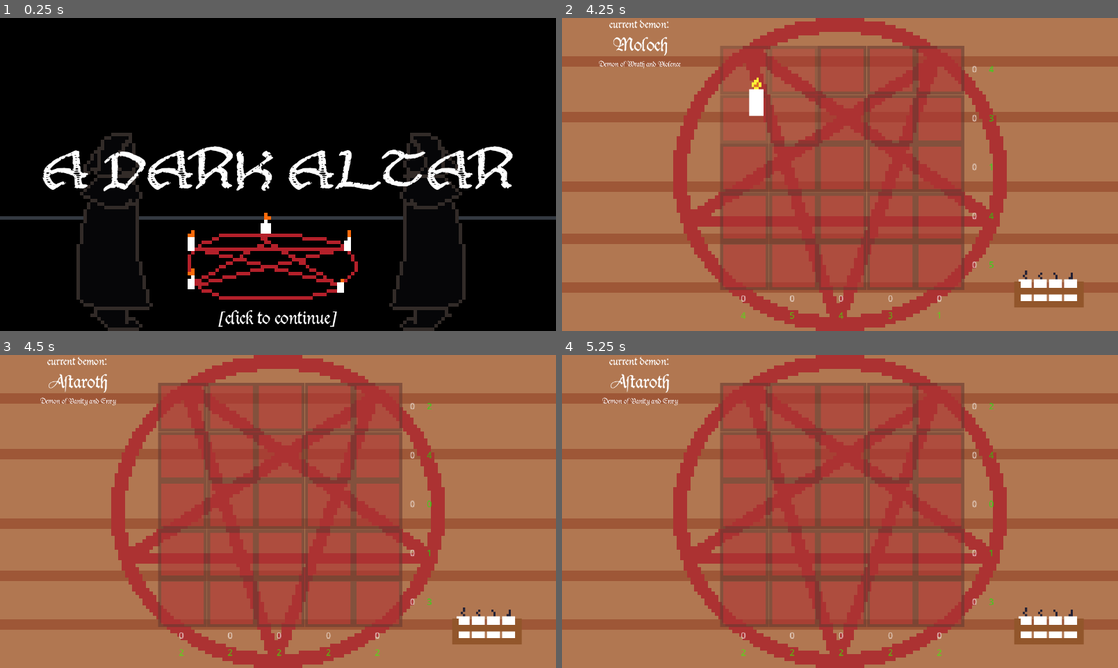
Above: before the commit, frames 1-4 (two rows, left to right).
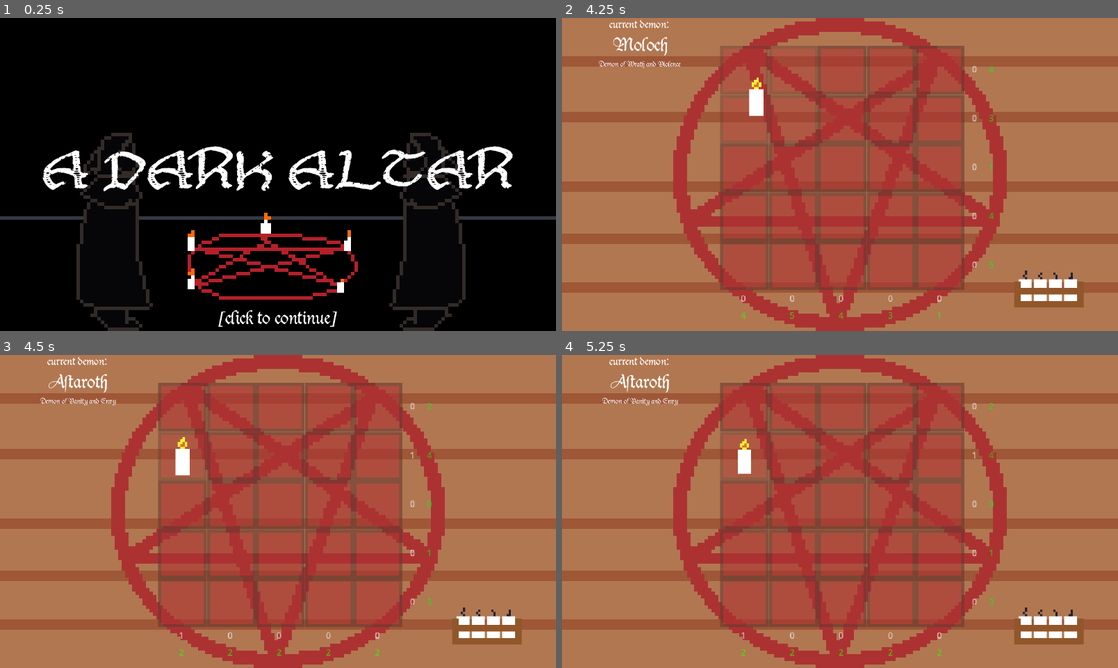
Above: after the commit, the same moments.

Repository: adrientremblay/ld55
Game: Godot game, scene res://scenes/title_screen.tscn
Two runs of this game, one before a commit and one after it. Both use one fixed random seed, a clock stepped at 60 frames per second and the inputs below.
Inputs (mouse positions are in pixels of both pictures, inside the frame that each line leads up to):
- Up to frame 1 (0.25 s): no input
- Up to frame 2 (4.25 s): tap Enter at 0.5, 1.25, 2, 3.5 s; move the mouse to (812, 237) at 0.52 s; press the mouse at (812, 237) at 0.53 s; move the mouse to (1006, 221) at 1.27 s; release the mouse at (1006, 221) at 1.28 s; click (1006, 221) at 1.35 s; move the mouse to (673, 127) at 2.02 s; press the mouse at (673, 127) at 2.03 s; tap Space (skip_level) at 2.75 s; move the mouse to (1051, 290) at 2.77 s; release the mouse at (1051, 290) at 2.78 s; click (1051, 290) at 2.85 s; move the mouse to (756, 96) at 3.52 s; press the mouse at (756, 96) at 3.53 s
- Up to frame 3 (4.5 s): tap Space (skip_level) at 4.25 s; move the mouse to (194, 433) at 4.27 s; release the mouse at (194, 433) at 4.28 s; click (194, 433) at 4.35 s
- Up to frame 4 (5.25 s): move the mouse to (728, 527) at 5.02 s; press the mouse at (728, 527) at 5.03 s

Frames 1-2 are identical in both runs. In frame 3, 0.3% of the frame differs, in the area x 31-75%, y 26-91%; in frame 4, 0.2%.

Commit message:
DRASTICALLY FUCKING IMPROVED THE DRAGGING CODE HOLY FUCKING DSHIT BALLS THE GAME FEELS GOOD NOW

Diff:
--- a/scripts/offering.gd
+++ b/scripts/offering.gd
@@ -12,7 +12,7 @@
 func _ready() -> void:
 	pass # Replace with function body.
 
-func _process(delta: float) -> void:
+func _process(delta: float) -> void: # TODO: this func is a bit messy
 	if Input.is_action_just_pressed("click") and can_be_dragged:
 		offset = get_global_mouse_position() - global_position
 		initial_pos = global_position
@@ -25,7 +25,13 @@
 	elif being_dragged and Input.is_action_just_released("click"):
 		being_dragged = false
 		var tween = get_tree().create_tween()
-		if platforms_entered.size() == 1 and platforms_entered[0].placed_offering == null:
+		if platforms_entered.size() > 1:
+			var new_platform = find_closet_platform_entered()
+			if (new_platform != null):
+				tween.tween_property(self, "global_position", new_platform.global_position, 0.2).set_ease(Tween.EASE_OUT)
+				new_platform.placed_offering = self
+				check_if_puzzle_complete.emit()
+		elif platforms_entered.size() == 1 and platforms_entered[0].placed_offering == null:
 			tween.tween_property(self, "global_position", platforms_entered[0].global_position, 0.2).set_ease(Tween.EASE_OUT)
 			platforms_entered[0].placed_offering = self
 			check_if_puzzle_complete.emit()
@@ -54,3 +60,19 @@
 func _on_area_2d_body_exited(body: Node2D) -> void:
 	platforms_entered.erase(body)
 	body.modulate = Color(Color.WHITE, 1.0)
+
+func find_closet_platform_entered():
+	var closest_distance = -1.0
+	var closest_platform = null
+
+	for platform in platforms_entered:
+		if platform.placed_offering != null:
+			continue
+
+		var distance_vector = platform.get_global_position() - self.get_global_position()
+		var distance_magnitude = distance_vector.length()
+		if closest_distance == -1.0 or closest_distance > distance_magnitude:
+			closest_distance = distance_magnitude
+			closest_platform = platform
+
+	return closest_platform
